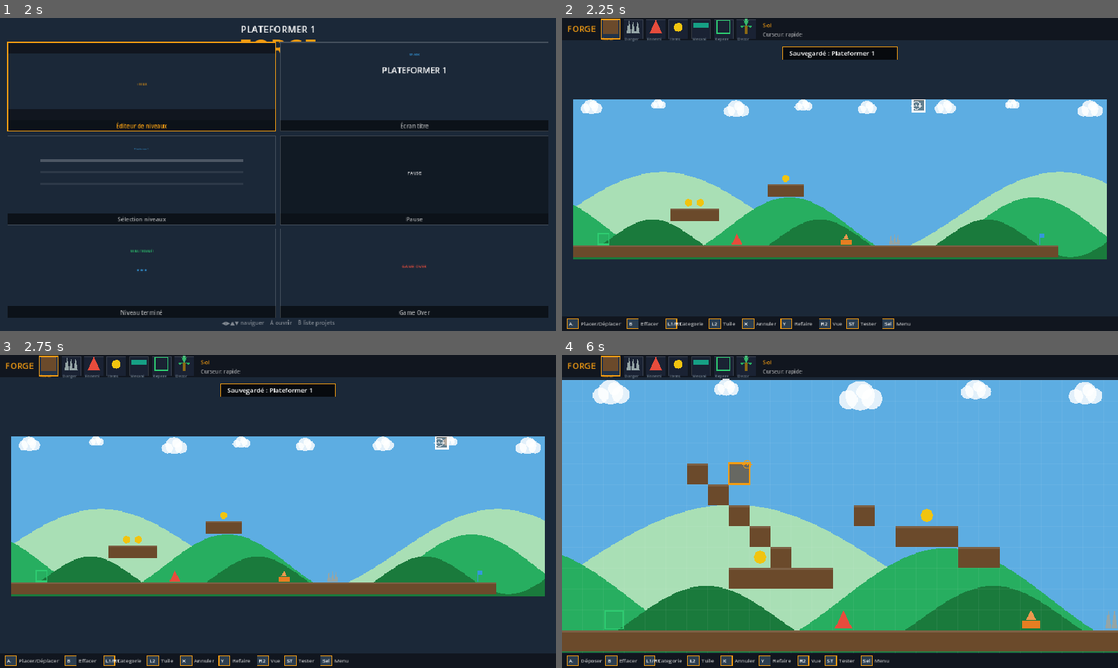
Above: before the commit, frames 1-4 (two rows, left to right).
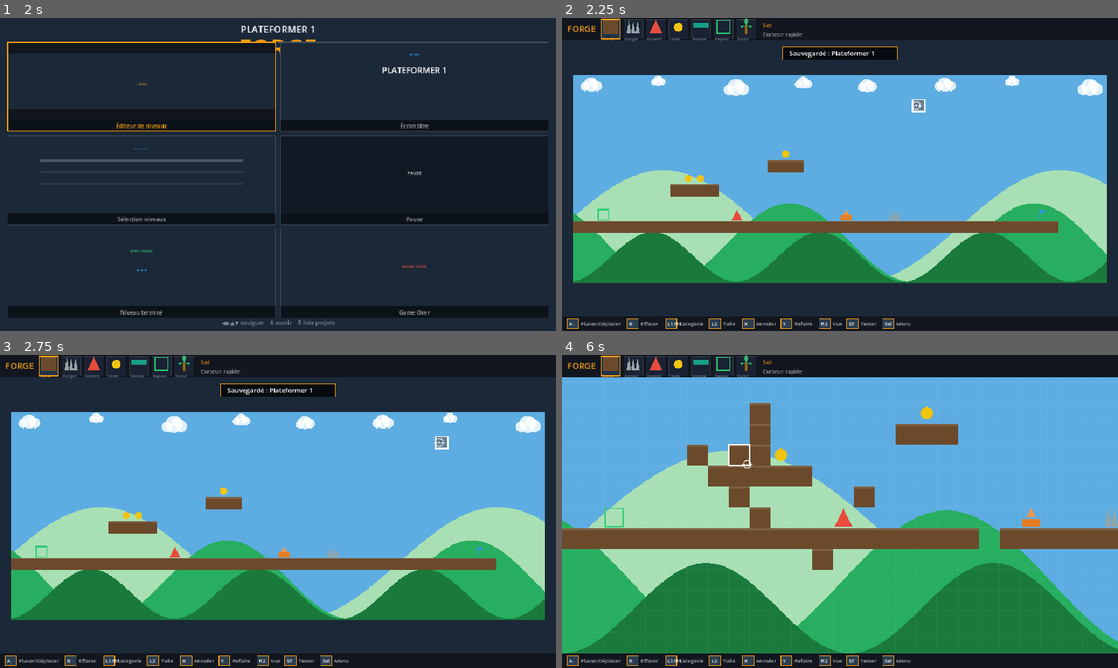
Above: after the commit, the same moments.

Repository: kilian-quittard/gaming-console-os
Game: Godot game, scene res://scenes/game/Forge.tscn
Same seed, same stepped clock (60 frames per second), same inputs: the game is played once before the commit and once after it.
Inputs (mouse positions are in pixels of both pictures, inside the frame that each line leads up to):
- Up to frame 1 (2 s): tap Enter at 0.5 s; move the mouse to (400, 158) at 0.52 s; hold Right 0.53-1.25 s; tap R at 0.6 s; click (400, 158) at 0.67 s; tap Space at 0.77, 1.25 s; drag from (166, 190) to (250, 237) at 1.27 s
- Up to frame 2 (2.25 s): tap Enter at 2 s; move the mouse to (895, 105) at 2.02 s; hold Right from 2.03 s (still down); hold Shift from 2.03 s (still down)
- Up to frame 3 (2.75 s): keep holding Right; keep holding Shift; tap R at 2.3 s
- Up to frame 4 (6 s): release Right at 2.75 s; release Shift at 2.75 s; drag from (812, 574) to (673, 464) at 2.77 s; move the mouse to (1006, 558) at 3.52 s; hold Left 3.53-4.25 s; tap Ctrl at 3.6 s; tap Space at 3.77 s; tap R at 3.8, 5.3 s; drag from (673, 464) to (756, 433) at 4.27 s; move the mouse to (867, 511) at 5.02 s; hold Down 5.03-5.75 s; tap Backspace at 5.1 s; click (867, 511) at 5.17 s; drag from (756, 433) to (728, 527) at 5.77 s

Frame 1 is identical in both runs. In frame 2, 27% of the frame differs, in the area x 2-98%, y 18-85%; in frame 3, 27%; in frame 4, 35%, in the area x 0-100%, y 7-100%.

Commit message:
feat(forge): player hearts + top-down camera/floor/enemy polish
Hearts (shared base): _die loses a heart + i-frames in place, _kill = real
death (fall/timeout/drown bypass hearts). Per-genre default via default_hp()
(top-down 3, platformer 0/off); menu toggle 'PV joueur OFF/3/5'; heart HUD;
reset on start/respawn.

Top-down:
- Camera follows Y: level rows now grow from grid content (_auto_resize_cols
  resizes rows too), not just viewport height
- Flat background (_wants_parallax=false) instead of platformer hills/clouds
- Auto ground layer (_draw_ground) draws a tiled floor under everything, so
  coins/enemies/decor sit on the floor without overwriting it (1 tile/cell)
- Native patroller enemy (4-dir, bounces off walls, no gravity)
- Dedicated stone wall tile

Co-Authored-By: Claude Opus 4.8 <noreply@anthropic.com>

Diff:
--- a/forge/scripts/common/forge/ForgeApp.gd
+++ b/forge/scripts/common/forge/ForgeApp.gd
@@ -826,6 +826,7 @@
 		"Victoire · Pièces: %s" % (str(int(level_props.get("win_coins", 0))) if int(level_props.get("win_coins", 0)) > 0 else "OFF"),
 		"Victoire · Tuer tous: %s" % ("ON" if level_props.get("win_killall", false) else "OFF"),
 		"Victoire · Temps: %s" % ((str(int(level_props.get("time_limit", 0))) + "s") if int(level_props.get("time_limit", 0)) > 0 else "OFF"),
+		"PV joueur (cœurs): %s" % (str(int(level_props.get("player_hp", tmpl.default_hp()))) if int(level_props.get("player_hp", tmpl.default_hp())) > 0 else "OFF"),
 		"Musique: %s" % ("ON" if music_on else "OFF"),
 		"FPS (debug): %s" % ("ON" if show_fps else "OFF"),
 		"Générer avec IA...",
@@ -1060,13 +1061,17 @@
 			level_props["time_limit"] = _cycle_preset(int(level_props.get("time_limit", 0)), [0, 30, 60, 90])
 			var tl: int = int(level_props["time_limit"])
 			_set_toast("Victoire · Temps : %s" % ((str(tl) + "s") if tl > 0 else "désactivé"))
-		13: _toggle_music()
-		14:
+		13:
+			level_props["player_hp"] = _cycle_preset(int(level_props.get("player_hp", tmpl.default_hp())), [0, 3, 5])
+			var hp: int = int(level_props["player_hp"])
+			_set_toast("PV joueur : %s" % (str(hp) + " cœurs" if hp > 0 else "désactivé"))
+		14: _toggle_music()
+		15:
 			show_fps = not show_fps
 			_set_toast("FPS %s" % ("ON" if show_fps else "OFF"))
-		15: _open_ai_panel()
-		16: _save_current(); states.change_state("ListState")
-		17: pass
+		16: _open_ai_panel()
+		17: _save_current(); states.change_state("ListState")
+		18: pass
 	menu_open = false
 	queue_redraw(); _redraw_world()   # vidage/thème/sonic peuvent changer le monde
 
@@ -1241,6 +1246,8 @@
 	undo_stack.clear(); redo_stack.clear()
 	tmpl.seed_demo()
 	screens = {}; level_props = {}; cell_cfg.clear(); bg_deco.clear()
+	# défaut par genre : top-down a les cœurs activés (3), platformer non
+	if tmpl.default_hp() > 0: level_props["player_hp"] = tmpl.default_hp()
 	aim = Vector2(-1, -1); cam_init = false; grabbing = false
 	_save_current()
 	mode = "edit"; dash_sel = 0
@@ -1561,13 +1568,17 @@
 
 func _auto_resize_cols() -> void:
 	var max_x := -1
+	var max_y := -1
 	for k in grid:
-		if k.x > max_x:
-			max_x = k.x
+		if k.x > max_x: max_x = k.x
+		if k.y > max_y: max_y = k.y
 	var new_cols := clampi(max_x + 5, 16, 200)
-	if new_cols != cols:
-		cols = new_cols
-		cursor.x = mini(cursor.x, cols - 1)
+	# hauteur du niveau = contenu (mini = hauteur écran), pour que la caméra suive en Y
+	var base_rows := maxi(6, int((get_viewport_rect().size.y - TOPBAR - BOTTOM) / CELL))
+	var new_rows := clampi(max_y + 5, base_rows, 200)
+	if new_cols != cols or new_rows != rows:
+		cols = new_cols; rows = new_rows
+		cursor.x = mini(cursor.x, cols - 1); cursor.y = mini(cursor.y, rows - 1)
 		queue_redraw(); _redraw_world()
 
 
@@ -1852,6 +1863,15 @@
 		if need_coins > 0 and tmpl.coins_got < need_coins: coin_col = Color("e67e22")
 		_text(f, Vector2(240, 34), coin_str, coin_col, 18)
 		if tmpl.has_key: _text(f, Vector2(560, 34), "🔑", Color("f1c40f"), 20)
+		# PV joueur : cœurs (pleins/vides)
+		if tmpl.max_hearts > 0:
+			for i in tmpl.max_hearts:
+				var hc := Color("e74c3c") if i < tmpl.hearts else Color(1, 1, 1, 0.18)
+				var hx := 240.0 + i * 26.0
+				draw_circle(Vector2(hx, 52), 7.0, hc)
+				draw_circle(Vector2(hx + 9, 52), 7.0, hc)
+				draw_colored_polygon(PackedVector2Array([
+					Vector2(hx - 6, 54), Vector2(hx + 15, 54), Vector2(hx + 4.5, 66)]), hc)
 		# objectif "tuer tous" : compteur d'ennemis restants
 		if level_props.get("win_killall", false):
 			var left: int = tmpl._enemies_left()
--- a/forge/scripts/common/templates/platformer/PlatformerTemplate.gd
+++ b/forge/scripts/common/templates/platformer/PlatformerTemplate.gd
@@ -23,7 +23,7 @@
 	FLYER, FISH, SPIKER,
 	CHASER, HOPPER, BOUNCER, SHOOTER,
 	FALLBLOCK, FIREBAR, CRUMBLE,
-	BOSS }
+	BOSS, FLOOR }
 const PALETTE := [GROUND, SPAWN, COIN, ENEMY, GOAL, SPRING, SPIKE, BREAKABLE, MOVPLAT, CHECKPOINT, KEY, DOOR,
 	SLOPE_R, SLOPE_L, GSL_R_LO, GSL_R_HI, GSL_L_HI, GSL_L_LO,
 	CURVE_RU_CV, CURVE_RU_CC, CURVE_RD_CV, CURVE_RD_CC,
@@ -48,7 +48,7 @@
 	FLYER: "Volant", FISH: "Poisson", SPIKER: "Piquant",
 	CHASER: "Fantôme", HOPPER: "Sauteur", BOUNCER: "Rebond", SHOOTER: "Tourelle",
 	FALLBLOCK: "Bloc tombant", FIREBAR: "Barre de feu", CRUMBLE: "Plateforme friable",
-	BOSS: "Boss"
+	BOSS: "Boss", FLOOR: "Sol"
 }
 const COLORS := {
 	GROUND: Color("6b4a2b"), SPAWN: Color("2ecc71"), COIN: Color("f1c40f"),
@@ -67,7 +67,7 @@
 	FLYER: Color("9b59b6"), FISH: Color("e67e22"), SPIKER: Color("c0392b"),
 	CHASER: Color("ecf0f1"), HOPPER: Color("16a085"), BOUNCER: Color("e84393"), SHOOTER: Color("34495e"),
 	FALLBLOCK: Color("7f8c8d"), FIREBAR: Color("e8521f"), CRUMBLE: Color("b08968"),
-	BOSS: Color("8e1a3d")
+	BOSS: Color("8e1a3d"), FLOOR: Color("6b5d4f")
 }
 const CONV_SPEED := 95.0
 const CLIMB_SPEED := 200.0
@@ -135,6 +135,7 @@
 const DASH_DUR := 0.16
 const DASH_CD := 0.5
 const DASH_IFRAME := 0.22
+const HURT_IFRAME := 1.0    # invulnérabilité après un coup encaissé (PV)
 
 var app: Node = null                    # ForgeApp (grille, vue, fx, audio)
 @onready var player_sm := $PlayerSM      # XSM (StateRegions)
@@ -173,6 +174,8 @@
 var was_in_water := false
 var air_t := 8.0          # réserve d'air courante (noyade)
 var time_left := 0.0      # chrono restant (0 = pas de limite)
+var hearts := 0           # PV courants (0 = système désactivé → mort instantanée)
+var max_hearts := 0
 var pinv := 0.0           # invulnérabilité joueur (i-frames, ex: dash)
 var dash_cd := 0.0
 var dashing := 0.0        # temps restant du dash en cours
@@ -273,6 +276,8 @@
 	was_in_water = false; air_t = AIR_MAX
 	time_left = _time_limit()
 	pinv = 0.0; dashing = 0.0; dash_cd = 0.0
+	max_hearts = int(app.level_props.get("player_hp", default_hp()))
+	hearts = max_hearts
 	gates_open = false; switch_cd = 0.0; autorun_dir = 1
 	gsp = 0.0; gangle = 0.0; sonic_grounded = false
 	_build_entities()
@@ -411,6 +416,7 @@
 			was_in_water = false; air_t = AIR_MAX
 			time_left = _time_limit()
 			pinv = 0.0; dashing = 0.0; dash_cd = 0.0
+			hearts = max_hearts
 		return
 
 	if _sonic():
@@ -423,7 +429,7 @@
 		_sonic_physics(delta)
 		_carry_on_plat(delta)
 		_update_enemies(delta)
-		if ppos.y > app.rows * CELL + 200: _die()
+		if ppos.y > app.rows * CELL + 200: _kill()
 		_interactions(delta)
 		queue_redraw(); app.queue_redraw()
 		return
@@ -538,7 +544,7 @@
 	_carry_on_plat(delta)
 	_conveyor_push(delta)
 	_update_enemies(delta)
-	if ppos.y > app.rows * CELL + 200: _die()
+	if ppos.y > app.rows * CELL + 200: _kill()
 	_interactions(delta)
 	queue_redraw()
 	app.queue_redraw()
@@ -1552,9 +1558,25 @@
 	return INF
 
 
+# PV par défaut du genre (override : top-down = 3). 0 = mort instantanée.
+func default_hp() -> int: return 0
+
+
+# dégât encaissé : perd un cœur si PV actifs (i-frames), sinon mort réelle
 func _die() -> void:
-	if dead or pinv > 0.0: return   # i-frames (dash) → invulnérable
-	dead = true; death_t = 0.7
+	if dead or pinv > 0.0: return   # i-frames (dash/dégât) → invulnérable
+	if max_hearts > 0 and hearts > 1:
+		hearts -= 1; pinv = HURT_IFRAME
+		app._emit(ppos + PSIZE * 0.5, 10, Color("e74c3c"), 220.0, 0.4, false, 4.0)
+		app._shake(5.0, 0.2); Input.start_joy_vibration(0, 0.5, 0.3, 0.15); app._play("death")
+		return
+	_kill()
+
+
+# mort réelle (chute / chrono / dernier cœur)
+func _kill() -> void:
+	if dead: return
+	dead = true; death_t = 0.7; hearts = 0
 	app._emit(ppos + PSIZE * 0.5, 16, Color("ecf0f1"), 260.0, 0.5, true, 4.0)
 	app._shake(9.0, 0.30)
 	Input.start_joy_vibration(0, 0.6, 0.7, 0.30); app._play("death")
@@ -1567,7 +1589,7 @@
 		time_left -= delta
 		if time_left <= 0.0:
 			time_left = 0.0
-			app._shake(6.0, 0.2); _die()
+			app._shake(6.0, 0.2); _kill()
 			return
 	for c in _cells(Rect2(ppos, PSIZE)):
 		match app.grid.get(c, EMPTY):
@@ -1680,7 +1702,7 @@
 		air_t -= delta
 		if air_t <= 0.0:
 			air_t = AIR_MAX
-			_die()
+			_kill()
 	else:
 		air_t = AIR_MAX
 
@@ -1880,6 +1902,12 @@
 
 
 # ================================================================ PARALLAX
+# un genre peut désactiver le parallax (collines/nuages) → fond plat
+func _wants_parallax() -> bool: return true
+# couche de sol automatique sous tout (override par genre, ex: top-down)
+func _draw_ground(_clip_r: Rect2) -> void: pass
+
+
 func _draw_parallax(_vp: Vector2, lvl_r: Rect2) -> void:
 	var vo: Vector2 = app.view_origin; var vs: float = app.view_scale
 	var bt: float = lvl_r.position.y + lvl_r.size.y
@@ -1916,6 +1944,11 @@
 			layers.append({"f": 0.60, "k": "hill", "c": Color("8b4513"), "h": 0.20, "fr": 0.0078, "ph": 4.2})
 		_:
 			draw_rect(lvl_r, Color("223349"))
+	# fond plat (ex: top-down) : on garde la couleur + les décors, mais pas collines/nuages
+	if not _wants_parallax():
+		layers.clear()
+	# couche de sol auto (ex: top-down dessine un sol dallé sous tout) — base : rien
+	_draw_ground(clip_r)
 	# décors du créateur ajoutés comme couches (selon leur profondeur)
 	for dd in app.bg_deco:
 		layers.append({"f": float(dd["factor"]), "k": "deco", "d": dd})
--- a/forge/scripts/common/templates/topdown/TopDownTemplate.gd
+++ b/forge/scripts/common/templates/topdown/TopDownTemplate.gd
@@ -22,11 +22,34 @@
 	{"name": "Mur",     "tiles": [GROUND, BREAKABLE]},
 	{"name": "Repères", "tiles": [SPAWN, GOAL, DOOR, CHECKPOINT]},
 	{"name": "Items",   "tiles": [COIN, KEY]},
-	{"name": "Ennemis", "tiles": [CHASER, FLYER, SHOOTER, BOSS]},
+	{"name": "Ennemis", "tiles": [ENEMY, CHASER, FLYER, SHOOTER, BOSS]},
 	{"name": "Décor",   "tiles": [PALM, TREE, BUSH, FLOWER]},
 ]
 func categories() -> Array: return TD_CATS
 func movplat_tile() -> int: return -1   # pas de plateforme mobile en top-down
+func default_hp() -> int: return 3      # PV par défaut en top-down (cœurs activés)
+func _wants_parallax() -> bool: return false   # top-down : fond plat (pas de collines)
+
+
+# sol dallé automatique sous TOUT le niveau (les objets se posent dessus sans l'écraser)
+func _draw_ground(_clip_r: Rect2) -> void:
+	var vp := get_viewport_rect().size
+	var vs: float = app.view_scale
+	var w_tl: Vector2 = app._s2w(Vector2.ZERO)
+	var w_br: Vector2 = app._s2w(vp)
+	var cx0: int = maxi(int(floor(w_tl.x / CELL)), 0)
+	var cx1: int = mini(int(floor(w_br.x / CELL)) + 1, app.cols - 1)
+	var cy0: int = maxi(int(floor(w_tl.y / CELL)), 0)
+	var cy1: int = mini(int(floor(w_br.y / CELL)) + 1, app.rows - 1)
+	var fc: Color = COLORS[FLOOR]
+	var join: Color = fc.darkened(0.12)
+	var cs: float = CELL * vs
+	for cy in range(cy0, cy1 + 1):
+		for cx in range(cx0, cx1 + 1):
+			var p: Vector2 = app._w2s(Vector2(cx * CELL, cy * CELL))
+			draw_rect(Rect2(p, Vector2(cs, cs)), fc)
+			draw_line(p, p + Vector2(cs, 0), join, 1.0)
+			draw_line(p, p + Vector2(0, cs), join, 1.0)
 
 # pas de saut : l'action A déclenche l'épée (lue en direct dans _physics_process)
 func jump_pressed() -> void: pass
@@ -42,6 +65,7 @@
 	for y in range(h):
 		app.grid[Vector2i(0, y)] = GROUND
 		app.grid[Vector2i(w - 1, y)] = GROUND
+	# (sol dessiné automatiquement par _draw_ground — pas besoin de le peindre)
 	# quelques obstacles
 	for y in range(4, 8): app.grid[Vector2i(10, y)] = GROUND
 	app.grid[Vector2i(3, 7)] = SPAWN
@@ -66,7 +90,7 @@
 			_build_entities()
 			_place_player(respawn_cell)
 			pvel = Vector2.ZERO
-			pinv = 0.0; dashing = 0.0; dash_cd = 0.0
+			pinv = 0.0; dashing = 0.0; dash_cd = 0.0; hearts = max_hearts
 		queue_redraw(); app.queue_redraw()
 		return
 
@@ -196,6 +220,7 @@
 			"flyer":   _enemy_flyer(en, delta)
 			"boss":    _enemy_boss(en, delta)
 			"shooter": _td_shooter(en, delta)
+			"walker":  _td_patrol(en, delta)
 			_:         _enemy_chaser(en, delta)
 		var esz: float = BOSS_SIZE if t == "boss" else float(ESIZE)
 		# bloque sur les murs (sauf le boss qui vole/charge à travers)
@@ -210,6 +235,20 @@
 				_die()
 
 
+# patrouilleur top-down : avance en 4 directions, rebondit sur les murs (sans gravité)
+func _td_patrol(en: Dictionary, delta: float) -> void:
+	if not en.has("tdv"):
+		var dirs := [Vector2.RIGHT, Vector2.LEFT, Vector2.UP, Vector2.DOWN]
+		en.tdv = dirs[randi() % 4]
+	var np: Vector2 = en.pos + en.tdv * ESPEED * delta
+	var cc := Vector2i(int((np.x + ESIZE * 0.5) / CELL), int((np.y + ESIZE * 0.5) / CELL))
+	if _is_full_solid(app.grid.get(cc, EMPTY)) or np.x < 0 or np.y < 0 \
+			or np.x > app.cols * CELL - ESIZE or np.y > app.rows * CELL - ESIZE:
+		en.tdv = -en.tdv   # demi-tour au mur / bord
+	else:
+		en.pos = np
+
+
 # tourelle top-down : fixe (pas de gravité), tire vers le joueur à intervalle
 func _td_shooter(en: Dictionary, delta: float) -> void:
 	en.shoot_t = en.get("shoot_t", SHOOT_INTERVAL) - delta
@@ -233,6 +272,9 @@
 		if s.alive:
 			draw_circle(app._w2s(s.pos), 7.0 * vs, Color("9be7ff"))
 			draw_circle(app._w2s(s.pos), 4.0 * vs, Color("ffffff"))
+	# clignote pendant l'invulnérabilité (dégât/dash) → saute le rendu 1 frame sur 2
+	if pinv > 0.0 and int(pinv * 20.0) % 2 == 0:
+		return
 	# joueur vu de dessus : disque (recouvre le carré du parent) + regard + arme
 	var ctr: Vector2 = app._w2s(ppos + PSIZE * 0.5)
 	var rad: float = PSIZE.x * 0.5 * vs
@@ -256,14 +298,21 @@
 		draw_line(ctr + face * rad * 0.6, ctr + face * (rad + 10.0 * vs), Color("bdc3c7"), 3.0 * vs)
 
 
-# tuiles top-down : le mur (GROUND) a un rendu pierre dédié ; le reste réutilise le parent
+# tuiles top-down : mur (GROUND) pierre dédiée + sol (FLOOR) dallé ; reste = parent
 func draw_tile(ci: CanvasItem, p: Vector2, t: int, scale := 1.0, alpha := 1.0, world := false, surface := true) -> void:
+	var cs := CELL * scale
 	if t == GROUND:
-		var cs := CELL * scale
 		var c := Color("4a5568")
 		ci.draw_rect(Rect2(p, Vector2(cs, cs)), c)
 		ci.draw_rect(Rect2(p, Vector2(cs, maxf(2.0, cs * 0.16))), c.lightened(0.18))
 		ci.draw_rect(Rect2(p + Vector2(0, cs * 0.84), Vector2(cs, maxf(2.0, cs * 0.16))), c.darkened(0.3))
 		ci.draw_rect(Rect2(p, Vector2(cs, cs)), c.darkened(0.45), false, maxf(1.0, scale))
 		return
+	if t == FLOOR:
+		var fc: Color = COLORS[FLOOR]
+		ci.draw_rect(Rect2(p, Vector2(cs, cs)), fc)
+		# joint de dalle (croix discrète)
+		ci.draw_line(p + Vector2(cs * 0.5, 0), p + Vector2(cs * 0.5, cs), fc.darkened(0.12), maxf(1.0, scale))
+		ci.draw_line(p + Vector2(0, cs * 0.5), p + Vector2(cs, cs * 0.5), fc.darkened(0.12), maxf(1.0, scale))
+		return
 	super(ci, p, t, scale, alpha, world, surface)
